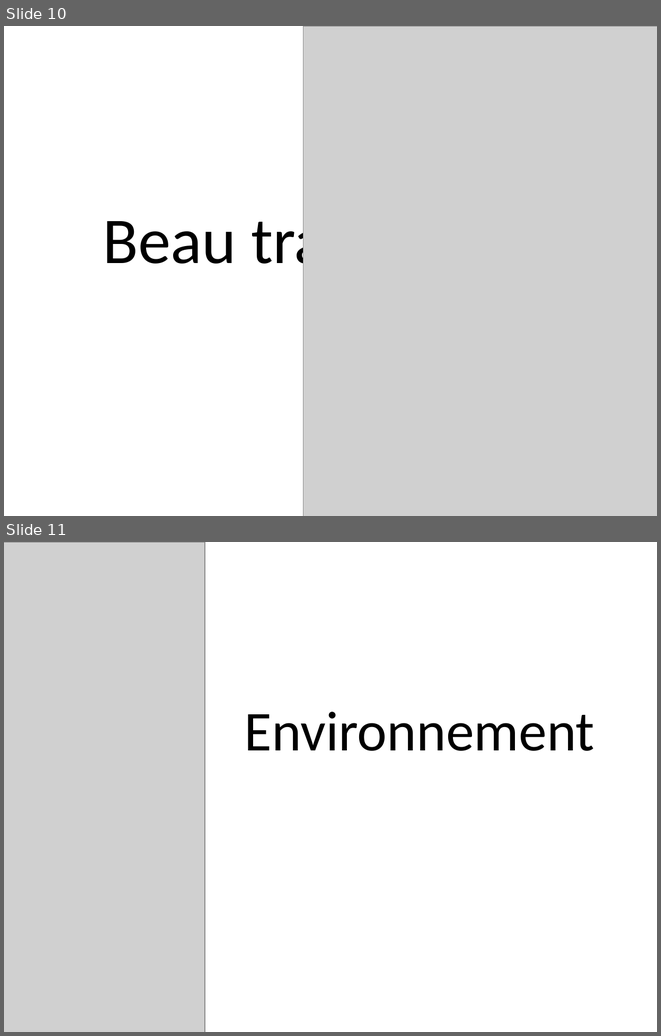
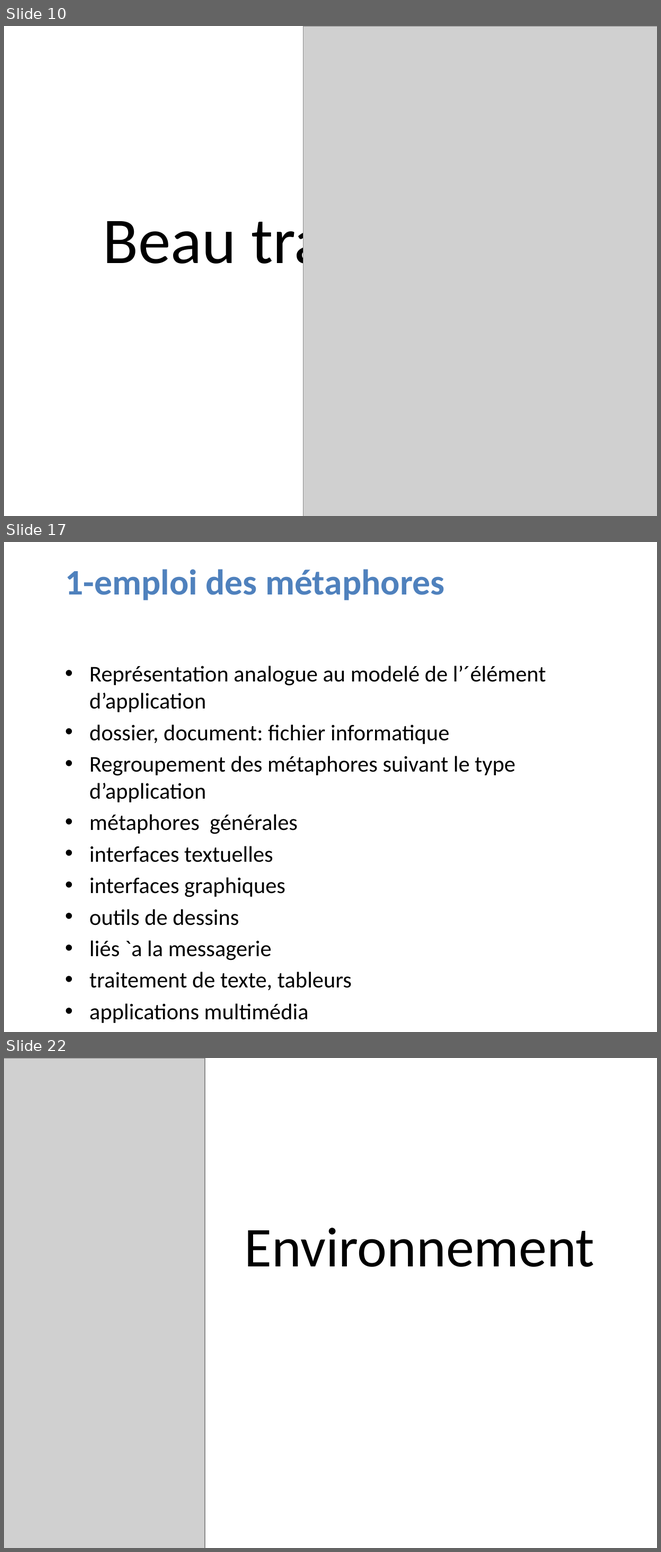
Before and after one commit to LucNtonga/IHM, a slide deck: INTERFACE.pptx. Shown one above the other, each under a label of ours: slides 10 and 11 before the commit, slides 10, 17 and 22 after it; the slides between them are not shown. The pictures are 661x1036 and 661x1552 pixels, drawn with LibreOffice and Linux fonts; fonts in the diff are those of the drawing; grey boxes stand for pictures; background and template pictures are left out. Boxes give left, top, right and bottom in pixels: in the first picture for what was removed or moved away, otherwise in the second. Text is boxed around its words. In the diff, an @@ line names an element or a change of style, - is before the commit and + after.

```diff
--- a/INTERFACE.pptx
+++ b/INTERFACE.pptx
@@ slide 17 added at bbox=[4, 542, 657, 1032], background picture (left out) @@
@@ title added at bbox=[65, 569, 444, 600], 39.6 pt, text #4F81BD, bold @@
+1-emploi des métaphores
@@ text added at bbox=[89, 665, 546, 1023], 24.8 pt, text #000000 @@
+• Représentation analogue au modelé de l’´élément d’application
+• dossier, document: fichier informatique
+• Regroupement des métaphores suivant le type d’application
+• métaphores générales
+• interfaces textuelles
+• interfaces graphiques
+• outils de dessins
+• liés `a la messagerie
+• traitement de texte, tableurs
+• applications multimédia
@@ what was slide 11 is now slide 22 @@
```
Also in this commit, not shown: 10 other slides added.
